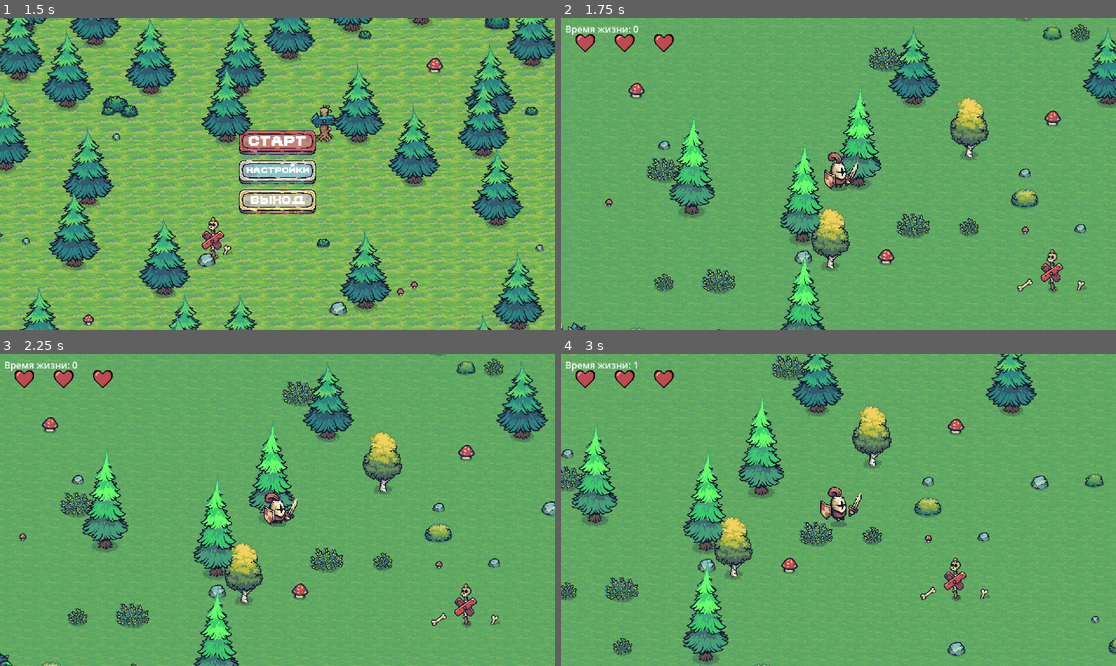
Above: before the commit, frames 1-4 (two rows, left to right).
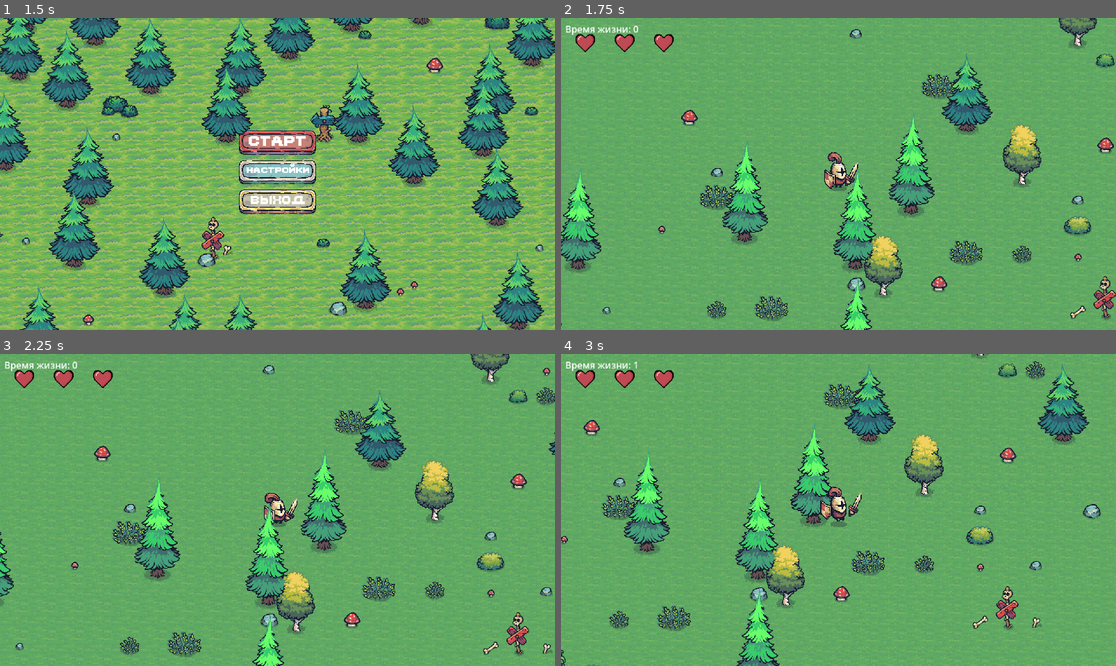
Above: after the commit, the same moments.

Repository: darkicestormteam/Fgame
Game: Godot game, scene res://scenes/mainmenu.tscn
Same seed, same stepped clock (60 frames per second), same inputs: the game is played once before the commit and once after it.
Inputs:
- Up to frame 1 (1.5 s): click "старт" at 0.5 s; click "старт" at 1.25 s
- Up to frame 2 (1.75 s): no input
- Up to frame 3 (2.25 s): hold D (move_right) from 2.03 s (still down)
- Up to frame 4 (3 s): release D (move_right) at 2.78 s; hold S (move_down) from 2.78 s (still down)

Frame 1 is identical in both runs. In frame 2, 23% of the frame differs, in the area x 0-100%, y 0-100%; in frame 3, 22%; in frame 4, 24%.

Commit message:
update branch

Diff:
--- a/script/game.gd
+++ b/script/game.gd
@@ -82,13 +82,3 @@
 		# Возвращаем игрока обратно в круг, устанавливая позицию на границе
 		player.global_position = boundary_center + direction_to_player * boundary_radius
 		print("Игрок попытался выйти за границу и был возвращен")
-
-func _process(_delta: float) -> void:
-	# Дополнительная проверка позиции игрока каждый кадр для более плавного ограничения
-	if boundary_radius > 0:
-		var player = get_tree().get_first_node_in_group("player")
-		if player and player is CharacterBody2D:
-			var distance_from_center = player.global_position.distance_to(boundary_center)
-			if distance_from_center > boundary_radius:
-				var direction_to_player = (player.global_position - boundary_center).normalized()
-				player.global_position = boundary_center + direction_to_player * boundary_radius
Not shown, changed: .gitignore
